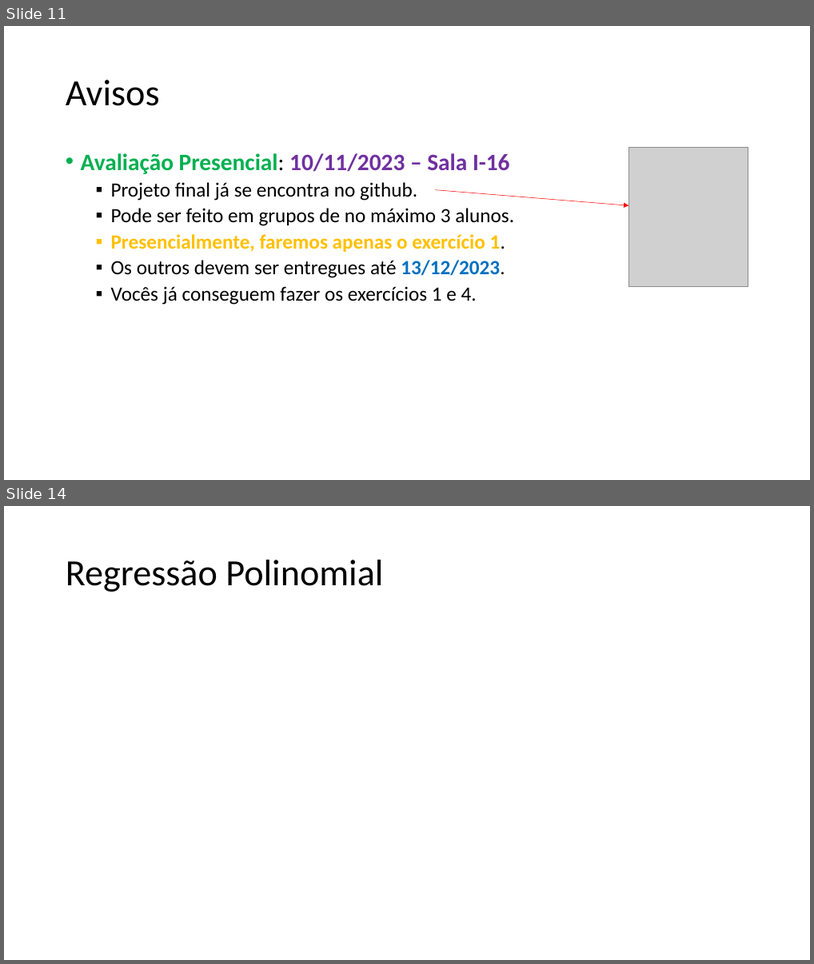
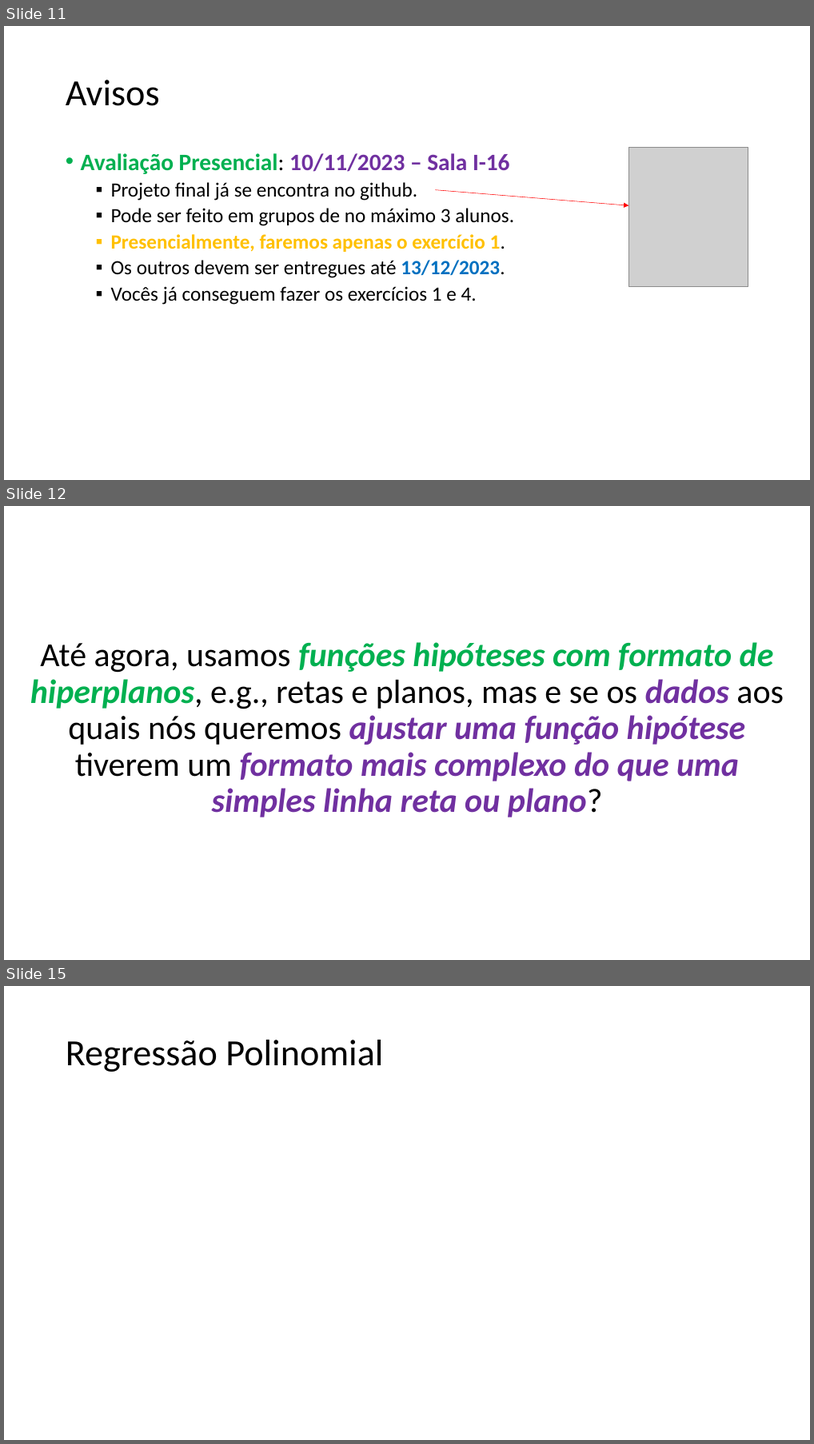
Before and after one commit to zz4fap/t319_aprendizado_de_maquina, a slide deck: slides/T319_Regressão_Linear (Parte IV).pptx. Shown one above the other, each under a label of ours: slides 11 and 14 before the commit, slides 11, 12 and 15 after it; the slides between them are not shown. The pictures are 814x964 and 814x1444 pixels, drawn with LibreOffice and Linux fonts; fonts in the diff are those of the drawing; grey boxes stand for pictures. Boxes give left, top, right and bottom in pixels: in the first picture for what was removed or moved away, otherwise in the second. Text is boxed around its words. In the diff, an @@ line names an element or a change of style, - is before the commit and + after.

```diff
--- a/slides/T319_Regressão_Linear (Parte IV).pptx
+++ b/slides/T319_Regressão_Linear (Parte IV).pptx
@@ slide 12 added at (4,506,810,960), background #FFFFFF @@
@@ text added at (30,642,784,817), 40 pt, text #7030A0, bold, italic @@
+Até agora, usamos funções hipóteses com formato de hiperplanos, e.g., retas e planos, mas e se os dados aos quais nós queremos ajustar uma função hipótese tiverem um formato mais complexo do que uma simples linha reta ou plano?
@@ what was slide 14 is now slide 15 @@
```
Also in this commit, not shown: 2 slides changed.
